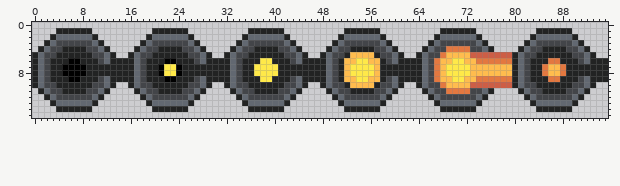
Sprite sheet -- Ludum-Dare-51/Textures/lazor_turret.png. This is how it looked before the edit.
The file is 96x16 pixels.
New version:
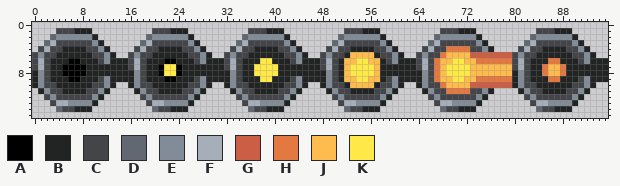
Palette (. is transparent): A #000000  B #222323  C #434549  D #626871  E #828b98  F #a6aeba  G #cd5e46  H #e37840  J #ffbc4e  K #ffe949
Difference:
@@ x 0..95 @@
  0 ................................................................................................
- 1 ....BBBBBB..........BBBBBB..........BBBBBB..........BBBBBB..........BBBBBB..........BBBBBB......
- 2 ...BDDDDDDB........BDDDDDDB........BDDDDDDB........BDDDDDDB........BDDDDDDB........BDDDDDDB.....
- 3 ..BDCCCCCCDB......BDCCCCCCDB......BDCCCCCCDB......BDCCCCCCDB......BDCCCCCCDB......BDCCCCCCDB....
- 4 .BDCCBBBBCCDB....BDCCBBBBCCDB....BDCCBBBBCCDB....BDCCBBBBCCDB....BDCCHHHHCCDB....BDCCBBBBCCDB...
- 5 BDCCBBBBBBCCDB..BDCCBBBBBBCCDB..BDCCBBBBBBCCDB..BDCCBJJJJBCCDB..BDCCHJJJJGGGGGGGBDCCBBBBBBCCDB..
- 6 BDCBBBAABBBCDBBBBDCBBBAABBBCDBBBBDCBBBKKBBBCDBBBBDCBJJKKJJBCDBBBBDCHJJKKJJHHHHHHBDCBBBHHBBBCDBBB
- 7 BDCBBAAAABBBBBBBBDCBBAKKABBBBBBBBDCBBKKKKBBBBBBBBDCBJKKKKJBBBBBBBDCHJKKKKJJJJJJJBDCBBHJJHBBBBBBB
- 8 BDCBBAAAABBBBBBBBDCBBAKKABBBBBBBBDCBBKKKKBBBBBBBBDCBJKKKKJBBBBBBBDCHJKKKKJJJJJJJBDCBBHJJHBBBBBBB
- 9 BDCBBBAABBBCDBBBBDCBBBAABBBCDBBBBDCBBBKKBBBCDBBBBDCBJJKKJJBCDBBBBDCHJJKKJJHHHHHHBDCBBBHHBBBCDBBB
-10 BDCCBBBBBBCCDB..BDCCBBBBBBCCDB..BDCCBBBBBBCCDB..BDCCBJJJJBCCDB..BDCCHJJJJGGGGGGGBDCCBBBBBBCCDB..
-11 .BDCCBBBBCCDB....BDCCBBBBCCDB....BDCCBBBBCCDB....BDCCBBBBCCDB....BDCCHHHHCCDB....BDCCBBBBCCDB...
-12 ..BDCCCCCCDB......BDCCCCCCDB......BDCCCCCCDB......BDCCCCCCDB......BDCCCCCCDB......BDCCCCCCDB....
-13 ...BDDDDDDB........BDDDDDDB........BDDDDDDB........BDDDDDDB........BDDDDDDB........BDDDDDDB.....
-14 ....BBBBBB..........BBBBBB..........BBBBBB..........BBBBBB..........BBBBBB..........BBBBBB......
+ 1 ....CCCBBB..........CCCBBB..........CCCBBB..........CCCBBB..........CCCBBB..........CCCBBB......
+ 2 ...DEEEEEEB........DEEEEEEB........DEEEEEEB........DEEEEEEB........DEEEEEEB........DEEEEEEB.....
+ 3 ..DFCCCCCCEB......DFCCCCCCEB......DFCCCCCCEB......DFCCCCCCEB......DFCCCCCCEB......DFCCCCCCEB....
+ 4 .CFCCBBBBCCEB....CFCCBBBBCCEB....CFCCBBBBCCEB....CFCCBBBBCCEB....CFCCHHHHCCEB....CFCCBBBBCCEB...
+ 5 CECCBBBBBBCCEB..CECCBBBBBBCCEB..CECCBBBBBBCCEB..CECCBJJJJBCCEB..CECCHJJJJGGGGGGGCECCBBBBBBCCEB..
+ 6 CFCBBBAABBBCEBBBCFCBBBAABBBCEBBBCFCBBBKKBBBCEBBBCFCBJJKKJJBCEBBBCFCHJJKKJJHHHHHHCFCBBBHHBBBCEBBB
+ 7 CFCBBAAAABBBBBBBCFCBBAKKABBBBBBBCFCBBKKKKBBBBBBBCFCBJKKKKJBBBBBBCFCHJKKKKJJJJJJJCFCBBHJJHBBBBBBB
+ 8 BECBBAAAABBBBBBBBECBBAKKABBBBBBBBECBBKKKKBBBBBBBBECBJKKKKJBBBBBBBECHJKKKKJJJJJJJBECBBHJJHBBBBBBB
+ 9 BECBBBAABBBCEBBBBECBBBAABBBCEBBBBECBBBKKBBBCEBBBBECBJJKKJJBCEBBBBECHJJKKJJHHHHHHBECBBBHHBBBCEBBB
+10 BECCBBBBBBCCEB..BECCBBBBBBCCEB..BECCBBBBBBCCEB..BECCBJJJJBCCEB..BECCHJJJJGGGGGGGBECCBBBBBBCCEB..
+11 .BECCBBBBCCEB....BECCBBBBCCEB....BECCBBBBCCEB....BECCBBBBCCEB....BECCHHHHCCEB....BECCBBBBCCEB...
+12 ..CECCCCCCEB......CECCCCCCEB......CECCCCCCEB......CECCCCCCEB......CECCCCCCEB......CECCCCCCEB....
+13 ...CFFEEEEB........CFFEEEEB........CFFEEEEB........CFFEEEEB........CFFEEEEB........CFFEEEEB.....
+14 ....DCCBBB..........DCCBBB..........DCCBBB..........DCCBBB..........DCCBBB..........DCCBBB......
 15 ................................................................................................
